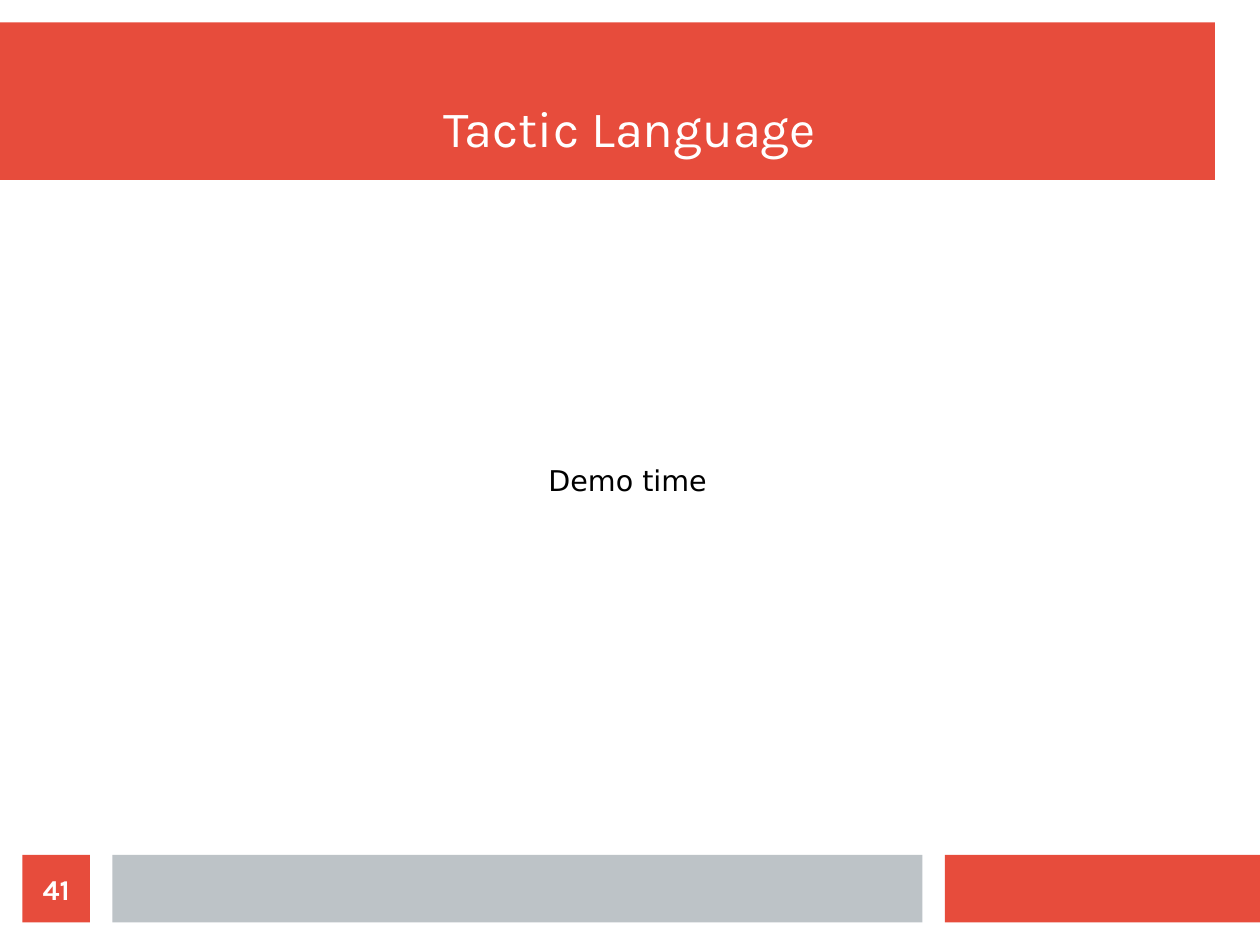
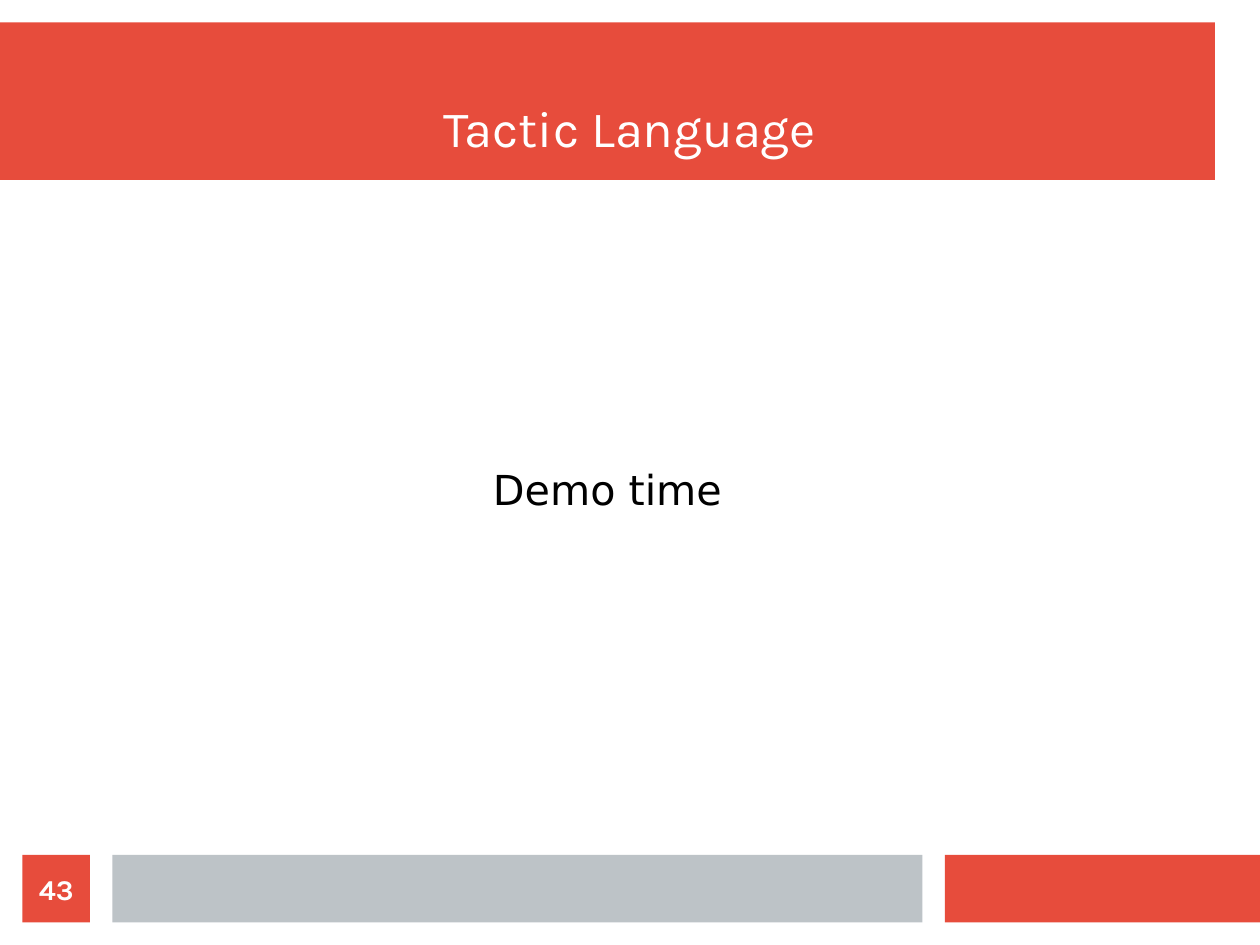
Before and after one commit to wilbowma/cur, a slide deck: slide 43 of hope-2016/slides.odp (slide 41 before the commit). Drawn at 1260x945 pixels with LibreOffice and Linux fonts; fonts in the diff are those of the drawing. Boxes give left, top, right and bottom in pixels: in the first picture for what was removed or moved away, otherwise in the second. Text is boxed around its words. In the diff, an @@ line names an element or a change of style, - is before the commit and + after.

```diff
--- a/hope-2016/slides.odp
+++ b/hope-2016/slides.odp
@@ text "Demo time": place and size @@
-text "Demo time" at box(548, 469, 707, 492)
+text "Demo time" at box(493, 473, 722, 506)
@@ text "Demo time" at box(493, 473, 722, 506): size 18 to 26 pt @@
@@ page number at box(39, 881, 74, 901): text changed @@
-41
+43
```
Also in this commit, not shown: 6 other slides changed, 2 slides added.
